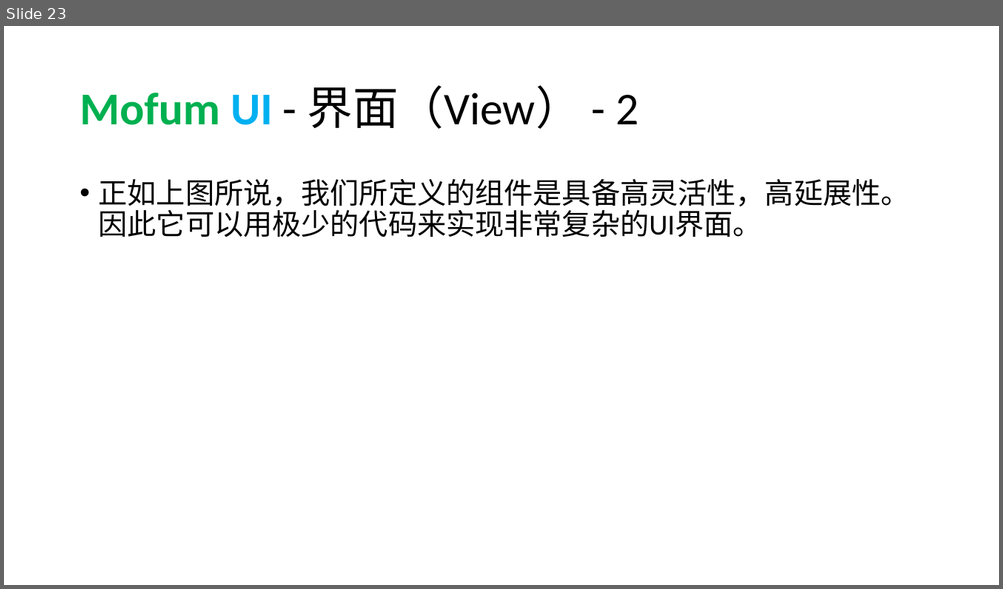
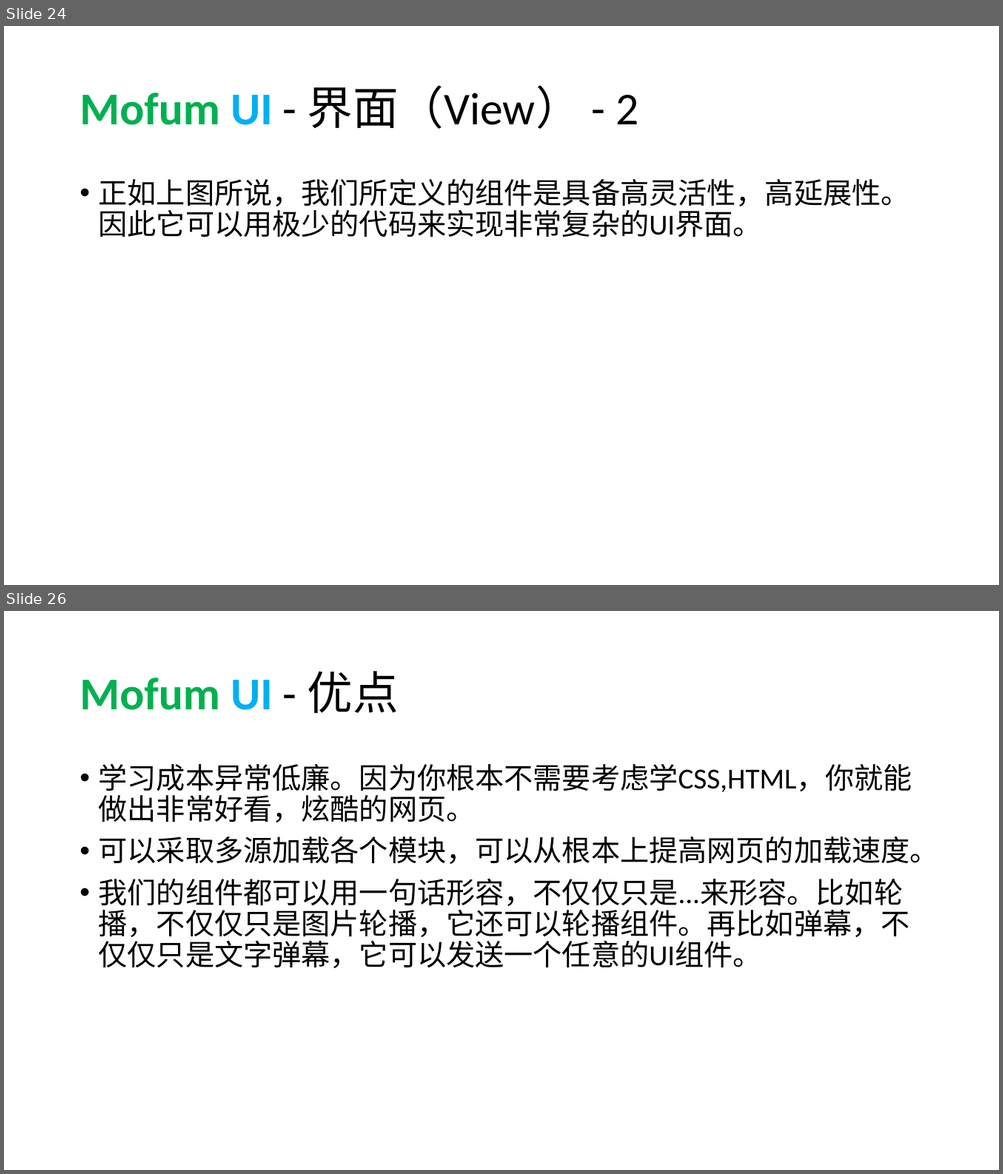
Before and after one commit to mofumui/mofumui-R0508, a slide deck: doc/MofumUI设计.pptx. Shown one above the other, each under a label of ours: slide 23 before the commit, slides 24 and 26 after it; the slides between them are not shown. The pictures are 1003x589 and 1003x1174 pixels, drawn with LibreOffice and Linux fonts; fonts in the diff are those of the drawing. Boxes give left, top, right and bottom in pixels: in the first picture for what was removed or moved away, otherwise in the second. Text is boxed around its words. In the diff, an @@ line names an element or a change of style, - is before the commit and + after.

```diff
--- a/doc/MofumUI设计.pptx
+++ b/doc/MofumUI设计.pptx
@@ slide 26 added at bbox=[4, 611, 999, 1170], background #FFFFFF @@
@@ title added at bbox=[79, 671, 398, 713], 44 pt, text #00B050, bold @@
+Mofum UI - 优点
@@ text added at bbox=[99, 764, 939, 968], 28 pt, text #000000 @@
+• 学习成本异常低廉。因为你根本不需要考虑学CSS,HTML，你就能做出非常好看，炫酷的网页。
+• 可以采取多源加载各个模块，可以从根本上提高网页的加载速度。
+• 我们的组件都可以用一句话形容，不仅仅只是...来形容。比如轮播，不仅仅只是图片轮播，它还可以轮播组件。再比如弹幕，不仅仅只是文字弹幕，它可以发送一个任意的UI组件。
@@ what was slide 23 is now slide 24 @@
```
Also in this commit, not shown: 2 slides changed, 2 other slides added, 9 other files.
